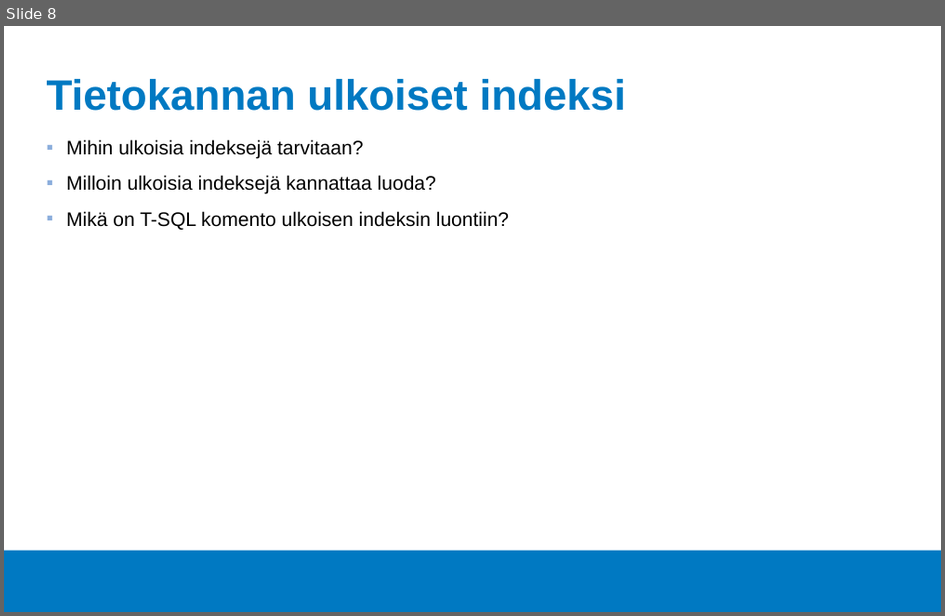
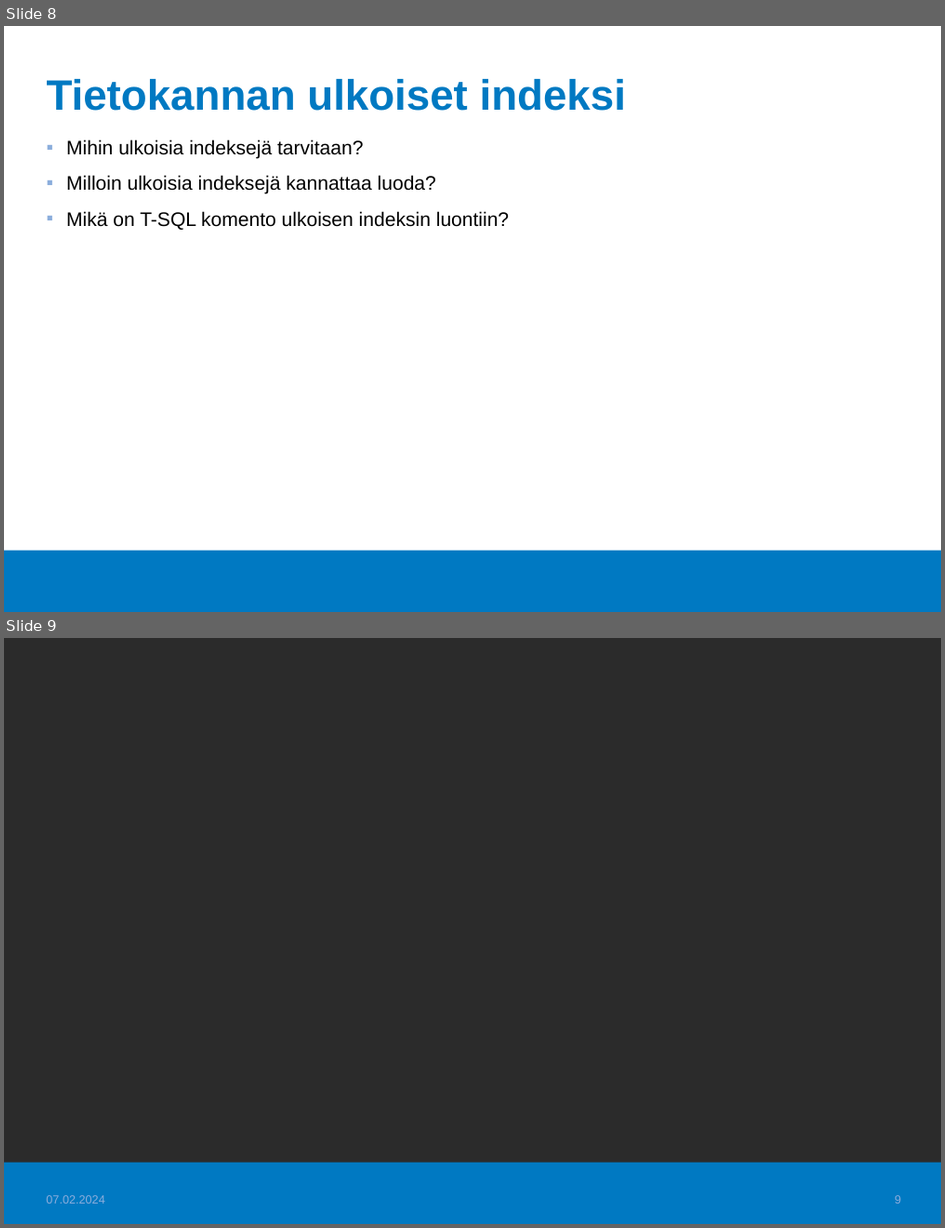
Before and after one commit to Tietokantahallinta/Tietokantahallinta.github.io, a slide deck: luennot/viikko01/Luentokalvot_01.odp. Shown one above the other, each under a label of ours: slide 8 before the commit, slides 8 and 9 after it. The pictures are 945x616 and 945x1228 pixels, drawn with LibreOffice and Linux fonts; fonts in the diff are those of the drawing; background and template pictures are left out; a plain dark background stands for a picture behind light text. Boxes give left, top, right and bottom in pixels: in the first picture for what was removed or moved away, otherwise in the second. Text is boxed around its words. In the diff, an @@ line names an element or a change of style, - is before the commit and + after.

```diff
--- a/luennot/viikko01/Luentokalvot_01.odp
+++ b/luennot/viikko01/Luentokalvot_01.odp
@@ slide 9 added at (4,638,941,1224), background picture (left out); not listed: 1 template element that a slide beside it also shows @@
@@ text added at (46,1195,104,1203), 10 pt, text #8BADDC @@
+07.02.2024
@@ page number added at (895,1195,901,1203), 10 pt, text #8BADDC @@
+9
```
Also in this commit, not shown: 2 slides changed, 1 slide removed, 11 other files.
